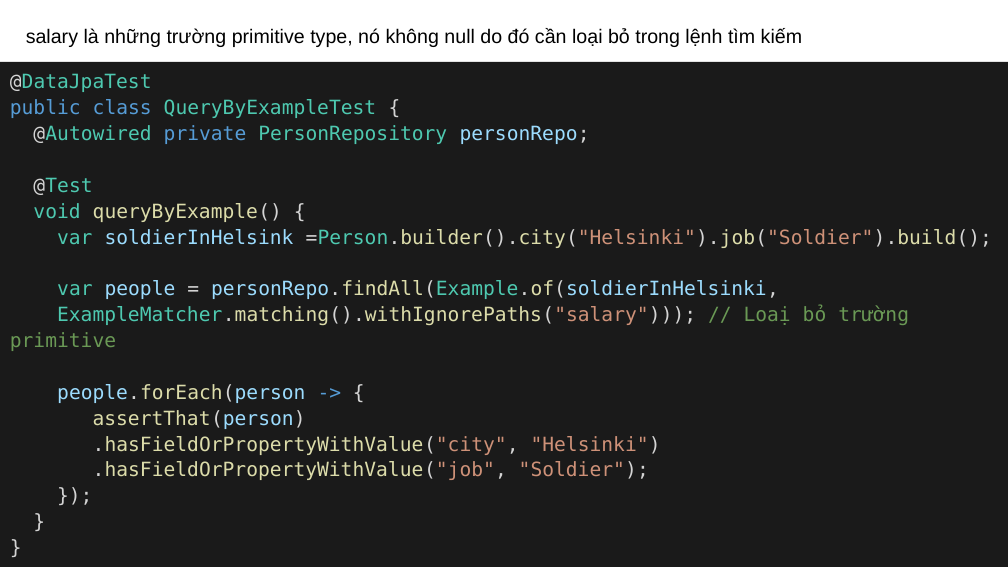
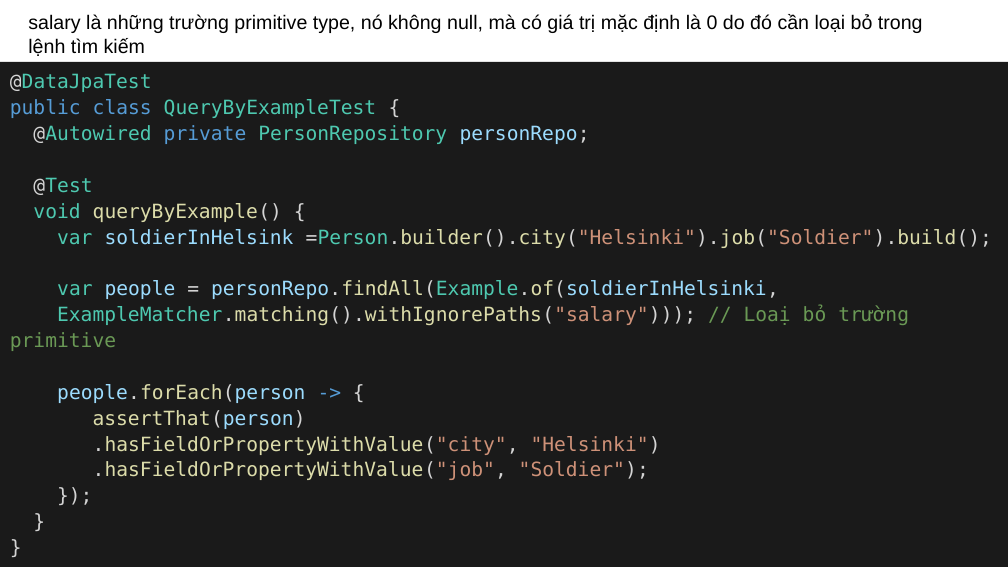
Before and after one commit to TechMaster/springboot2, a slide deck: slide 80 of 14 JPA/JPA.pptx. Drawn at 1008x567 pixels with LibreOffice and Linux fonts; fonts in the diff are those of the drawing. Boxes give left, top, right and bottom in pixels: in the first picture for what was removed or moved away, otherwise in the second. Text is boxed around its words. In the diff, an @@ line names an element or a change of style, - is before the commit and + after.

```diff
--- a/14 JPA/JPA.pptx
+++ b/14 JPA/JPA.pptx
@@ text at [28, 14, 923, 56]: text changed @@
-salary là những trường primitive type, nó không null do đó cần loại bỏ trong lệnh tìm kiếm
+salary là những trường primitive type, nó không null, mà có giá trị mặc định là 0 do đó cần loại bỏ trong
+lệnh tìm kiếm
```
Also in this commit, not shown: 2 other slides changed, 20 slides added, 2 slides removed, 12 other files.
